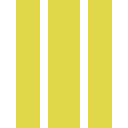
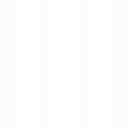
The second 128px x 128px image is a revision of the first. Changes to its layers:
"矩形 3": opacity 100% → 1%, painted on it, unmasked it over box(0, 0, 128, 128)
